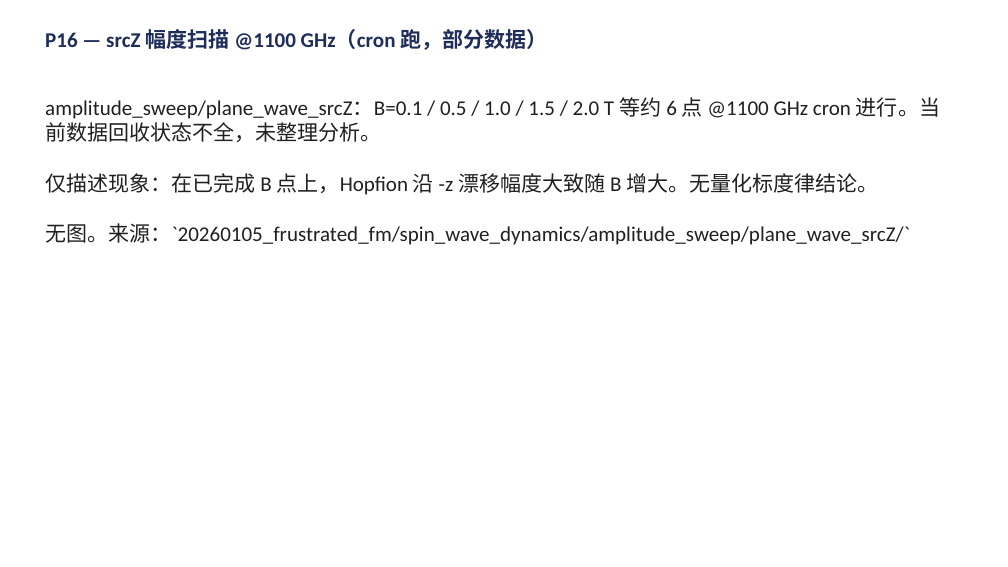
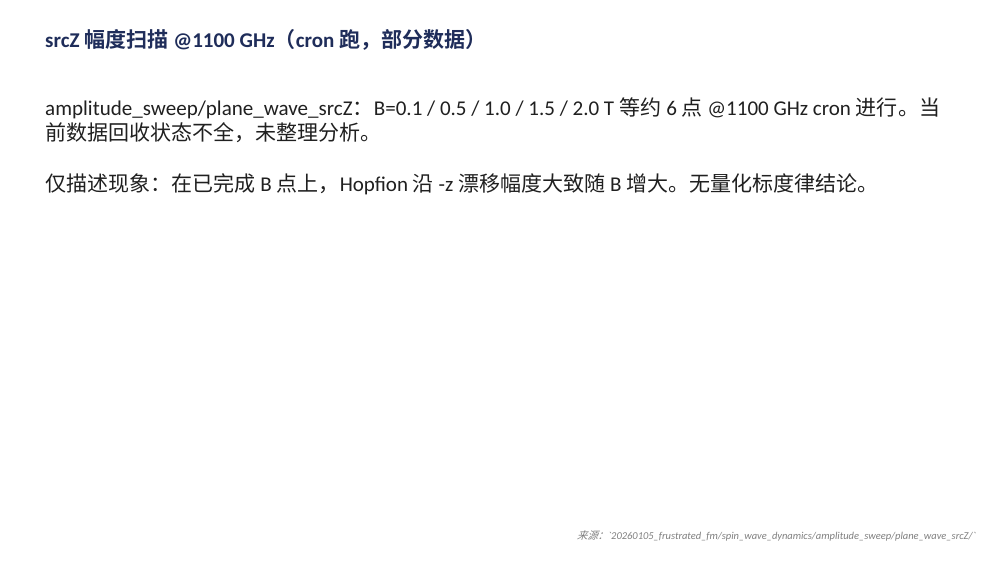
Before and after one commit to Wlybs/Hopfion, a slide deck: slide 16 of presentation/talk.pptx. Drawn at 1008x567 pixels with LibreOffice and Linux fonts; fonts in the diff are those of the drawing. Boxes give left, top, right and bottom in pixels: in the first picture for what was removed or moved away, otherwise in the second. Text is boxed around its words. In the diff, an @@ line names an element or a change of style, - is before the commit and + after.

```diff
--- a/presentation/talk.pptx
+++ b/presentation/talk.pptx
@@ text at <box>45,29,486,50</box>: text changed @@
-P16 — srcZ 幅度扫描 @1100 GHz（cron 跑，部分数据）
+srcZ 幅度扫描 @1100 GHz（cron 跑，部分数据）
@@ text at <box>45,223,910,245</box>: paragraph removed @@
-无图。来源：`20260105_frustrated_fm/spin_wave_dynamics/amplitude_sweep/plane_wave_srcZ/`
@@ text added at <box>577,530,976,541</box>, 10 pt, text #808080, italic @@
+来源：`20260105_frustrated_fm/spin_wave_dynamics/amplitude_sweep/plane_wave_srcZ/`
```
Also in this commit, not shown: 28 other slides changed, 1 other file.
